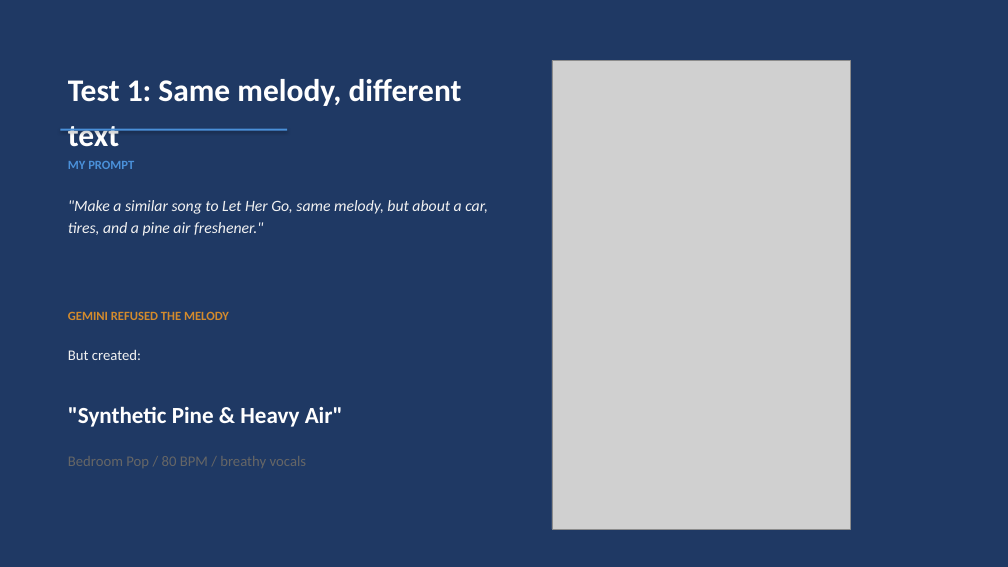
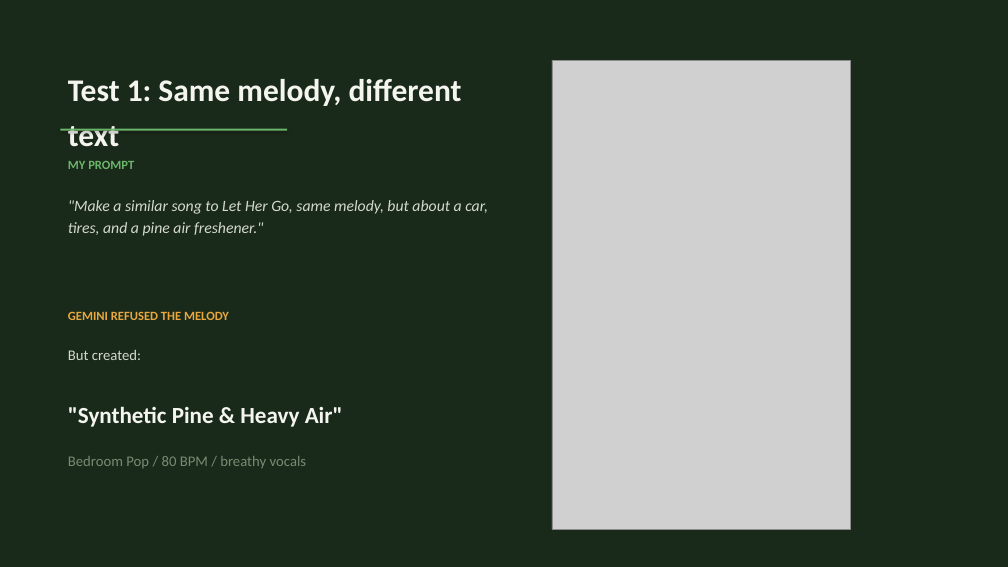
Before and after one commit to Elias-Schwegler/PHKI, a slide deck: slide 3 of Assignment_1_AI_Music_Generation/PHKI_Assignment1_Presentation.pptx. Drawn at 1008x567 pixels with LibreOffice and Linux fonts; fonts in the diff are those of the drawing; grey boxes stand for pictures. Boxes give left, top, right and bottom in pixels: in the first picture for what was removed or moved away, otherwise in the second. Text is boxed around its words. In the diff, an @@ line names an element or a change of style, - is before the commit and + after.

```diff
--- a/Assignment_1_AI_Music_Generation/PHKI_Assignment1_Presentation.pptx
+++ b/Assignment_1_AI_Music_Generation/PHKI_Assignment1_Presentation.pptx
@@ background #1F3964 to #1A2A1A @@
@@ text "Test 1: Same melody, different ..." at (68,79,462,147): text colour #FFFFFF to #F5F5F0 @@
@@ rectangle at (60,129,287,131): fill #4A90D9 to #6BB56A @@
@@ text "MY PROMPT" at (68,161,134,169): text colour #4A90D9 to #6BB56A @@
@@ text ""Make a similar song to ..." at (68,200,488,236): text colour #F2F2F2 to #D4D9CE @@
@@ text "GEMINI REFUSED THE MELODY" at (68,311,229,320): text colour #D48B2C to #E8A83E @@
@@ text "But created:" at (68,350,141,360): text colour #F2F2F2 to #D4D9CE @@
@@ text ""Synthetic Pine & Heavy Air"" at (68,406,343,427): text colour #FFFFFF to #F5F5F0 @@
@@ text "Bedroom Pop / 80 BPM ..." at (68,456,307,468): text colour #666666 to #7A8A72 @@
```
Also in this commit, not shown: 6 other slides changed, 1 other file.
